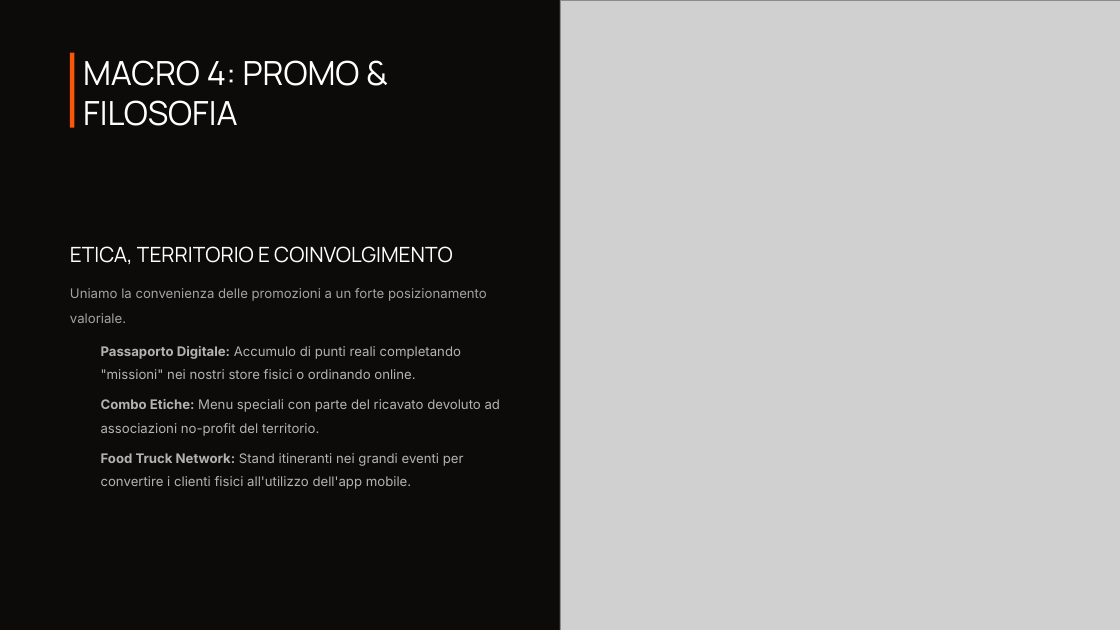
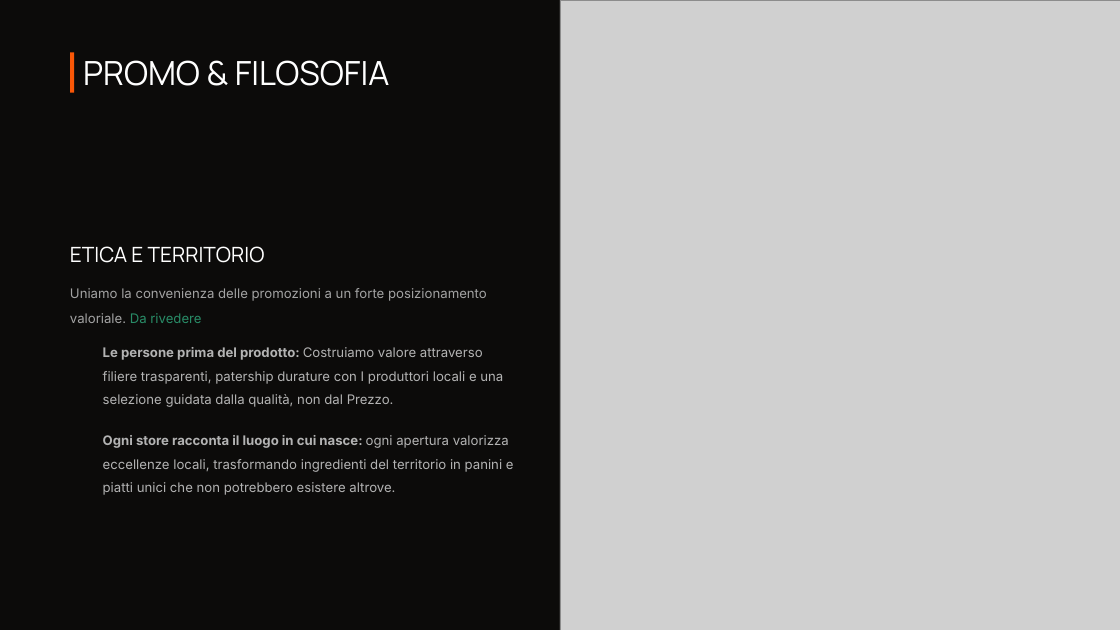
Before and after one commit to Jack-Ark-01/JustBurgerProjectWork, a slide deck: slide 11 of SecondaSuddivisioneGruppi/Logica/Materiale PPT/PPT VERSIONE FINALE.pptx. Drawn at 1120x630 pixels with LibreOffice and Linux fonts; fonts in the diff are those of the drawing; grey boxes stand for pictures; background and template pictures are left out. Boxes give left, top, right and bottom in pixels: in the first picture for what was removed or moved away, otherwise in the second. Text is boxed around its words. In the diff, an @@ line names an element or a change of style, - is before the commit and + after.

```diff
--- a/SecondaSuddivisioneGruppi/Logica/Materiale PPT/PPT VERSIONE FINALE.pptx
+++ b/SecondaSuddivisioneGruppi/Logica/Materiale PPT/PPT VERSIONE FINALE.pptx
@@ rectangle: place and size @@
-rectangle at bbox=[70, 52, 74, 128]
+rectangle at bbox=[70, 52, 74, 92]
@@ text at bbox=[83, 60, 390, 86]: text changed @@
-MACRO 4: PROMO & FILOSOFIA
+PROMO & FILOSOFIA
@@ text at bbox=[70, 246, 265, 263]: text changed @@
-ETICA, TERRITORIO E COINVOLGIMENTO
+ETICA E TERRITORIO
@@ text at bbox=[70, 288, 487, 323]: text changed @@
-Uniamo la convenienza delle promozioni a un forte posizionamento valoriale.
+Uniamo la convenienza delle promozioni a un forte posizionamento valoriale. Da rivedere
@@ text removed at bbox=[101, 346, 461, 379] @@
-Passaporto Digitale: Accumulo di punti reali completando "missioni" nei nostri store fisici o ordinando online.
@@ text at bbox=[103, 347, 503, 407]: text changed @@
-Combo Etiche: Menu speciali con parte del ricavato devoluto ad associazioni no-profit del territorio.
+Le persone prima del prodotto: Costruiamo valore attraverso filiere trasparenti, patership durature con I produttori locali e una selezione guidata dalla qualità, non dal Prezzo.
@@ text at bbox=[103, 435, 514, 495]: text changed @@
-Food Truck Network: Stand itineranti nei grandi eventi per convertire i clienti fisici all'utilizzo dell'app mobile.
+Ogni store racconta il luogo in cui nasce: ogni apertura valorizza eccellenze locali, trasformando ingredienti del territorio in panini e piatti unici che non potrebbero esistere altrove.
```
Also in this commit, not shown: 10 other slides changed, 2 slides added, 2 slides removed, 4 other files.
